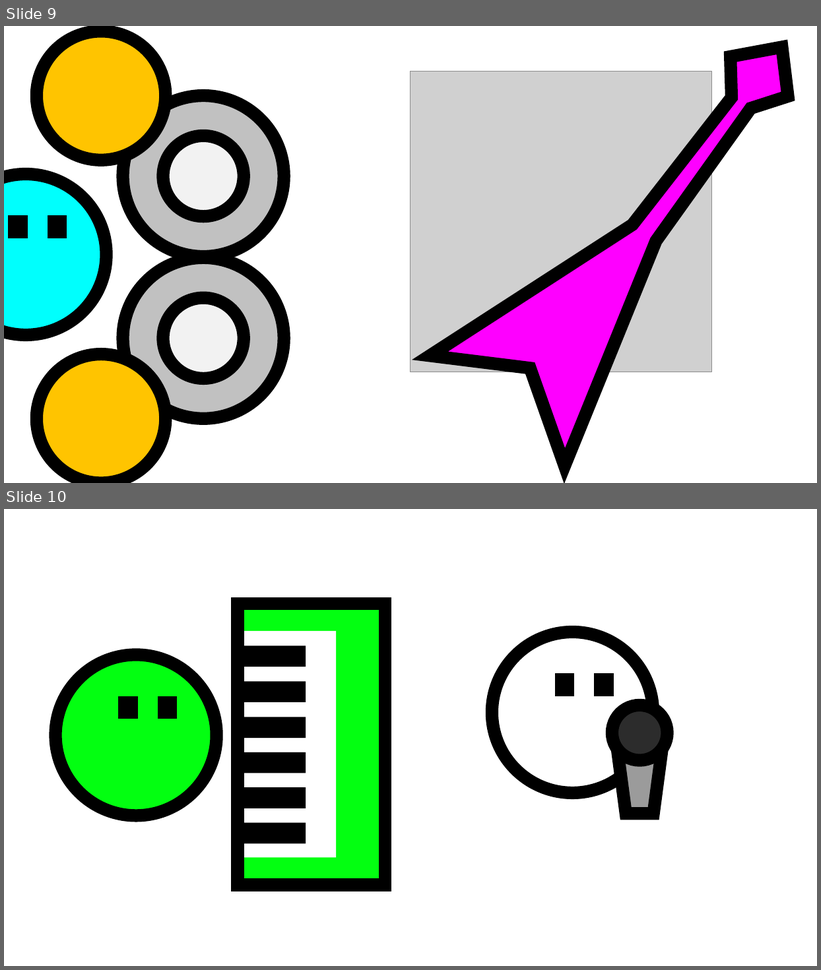
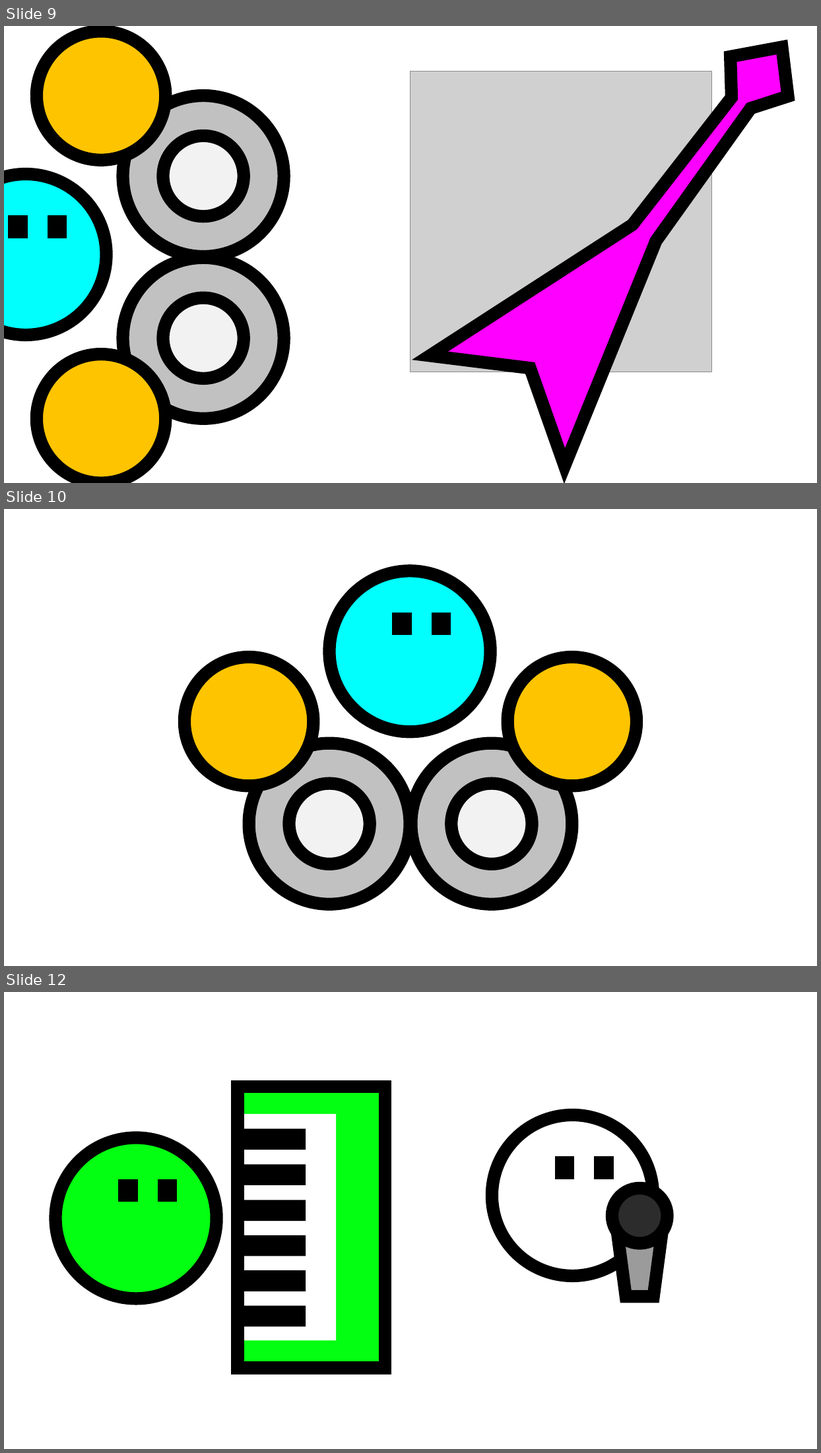
Before and after one commit to JoqTheJJ/IC-8048-Simulador_Virus, a slide deck: Documentacion/Creacion Sprites/Sprites.pptx. Shown one above the other, each under a label of ours: slides 9 and 10 before the commit, slides 9, 10 and 12 after it; the slides between them are not shown. The pictures are 821x970 and 821x1453 pixels, drawn with LibreOffice and Linux fonts; fonts in the diff are those of the drawing; grey boxes stand for pictures. Boxes give left, top, right and bottom in pixels: in the first picture for what was removed or moved away, otherwise in the second. Text is boxed around its words. In the diff, an @@ line names an element or a change of style, - is before the commit and + after.

```diff
--- a/Documentacion/Creacion Sprites/Sprites.pptx
+++ b/Documentacion/Creacion Sprites/Sprites.pptx
@@ slide 10 added at (4, 509, 817, 966), background #FFFFFF @@
@@ ellipse added at (330, 571, 491, 732), fill #00FFFD, outline #000000 15 pt @@
@@ rectangle added at (399, 619, 405, 628), fill #00FFFD, outline #000000 15 pt @@
@@ rectangle added at (438, 619, 445, 628), fill #00FFFD, outline #000000 15 pt @@
@@ group added at (185, 657, 636, 905): 6 ellipses @@
@@ what was slide 10 is now slide 12 @@
```
Also in this commit, not shown: 1 slide changed, 4 other slides added, 7 other files.
